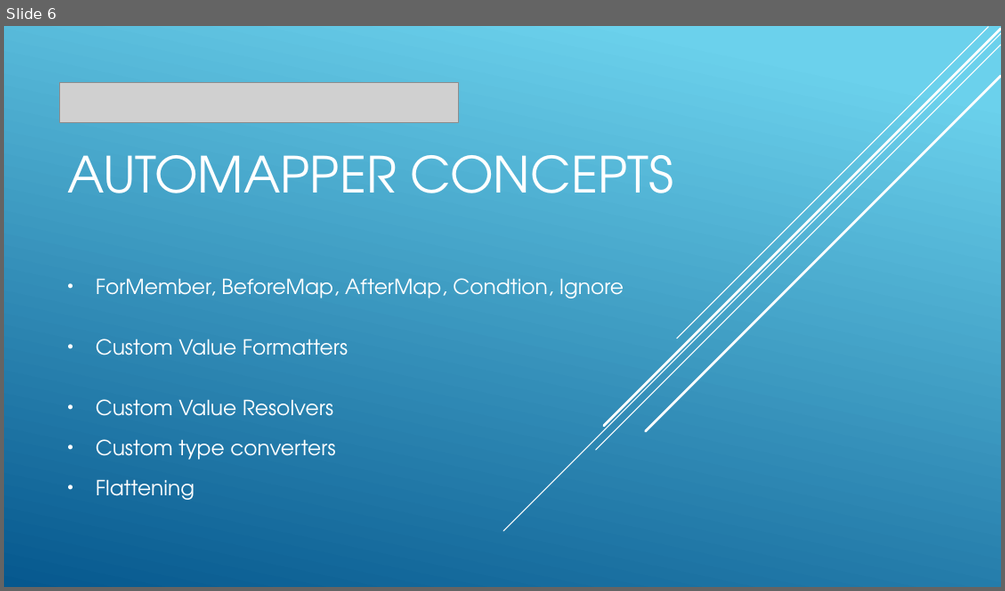
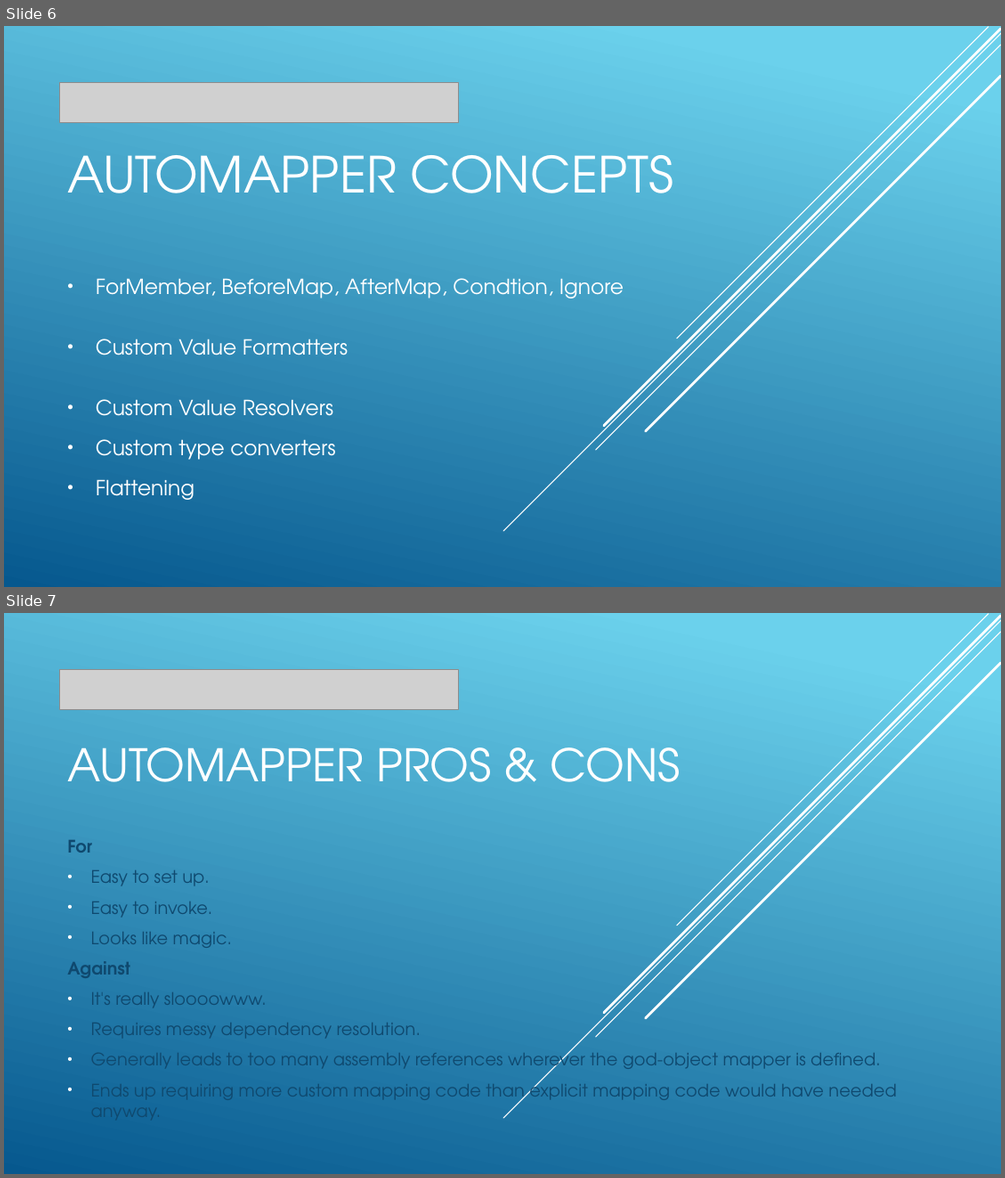
Before and after one commit to Alanmugz/Automapper, a slide deck: Automapper.pptx. Shown one above the other, each under a label of ours: slide 6 before the commit, slides 6 and 7 after it. The pictures are 1005x591 and 1005x1178 pixels, drawn with LibreOffice and Linux fonts; fonts in the diff are those of the drawing; grey boxes stand for pictures. Boxes give left, top, right and bottom in pixels: in the first picture for what was removed or moved away, otherwise in the second. Text is boxed around its words. In the diff, an @@ line names an element or a change of style, - is before the commit and + after.

Commit message:
Updated pptx with pros and cons

```diff
--- a/Automapper.pptx
+++ b/Automapper.pptx
@@ slide 7 added at [4, 613, 1001, 1174], background gradient #6ED2EB to #06588E; not listed: 5 template elements that a slide beside it also shows @@
@@ picture added at [60, 669, 459, 709] @@
@@ title added at [67, 747, 680, 782], 43.2 pt, text #FFFFFF @@
+AUTOMAPPER PROS & CONS
@@ subtitle added at [67, 840, 896, 1104], 16.6 pt, text #0F496F @@
+For
+• Easy to set up.
+• Easy to invoke.
+• Looks like magic.
+Against
+• It's really sloooowww.
+• Requires messy dependency resolution.
+• Generally leads to too many assembly references wherever the god-object mapper is defined.
+• Ends up requiring more custom mapping code than explicit mapping code would have needed anyway.
```
